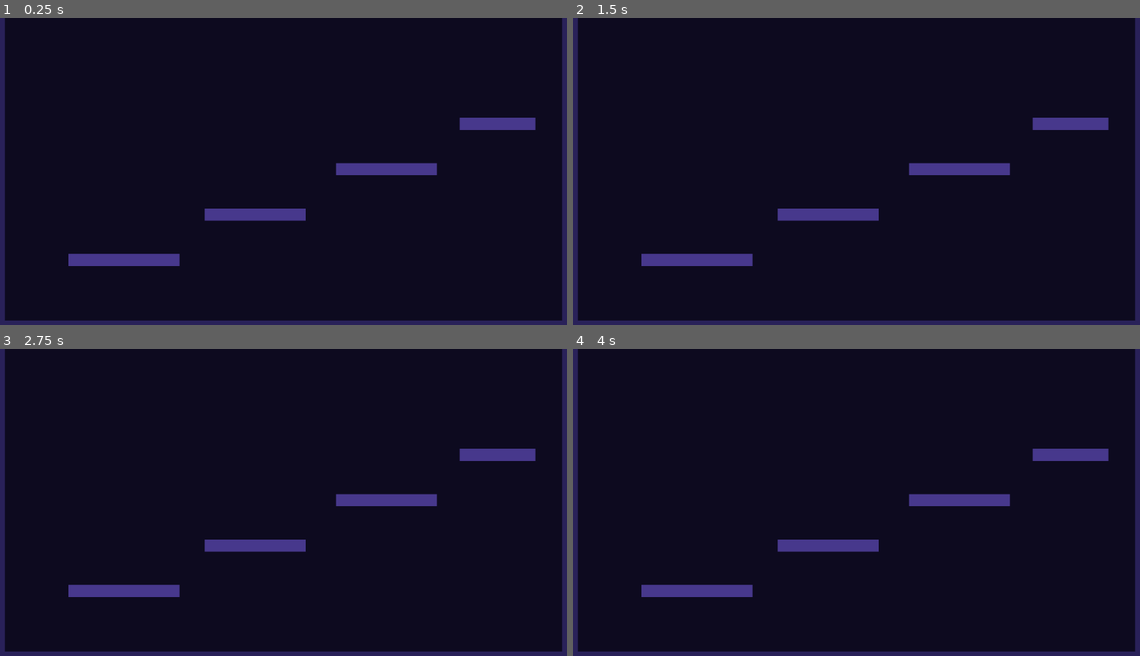
Above: before the commit, frames 1-4 (two rows, left to right).
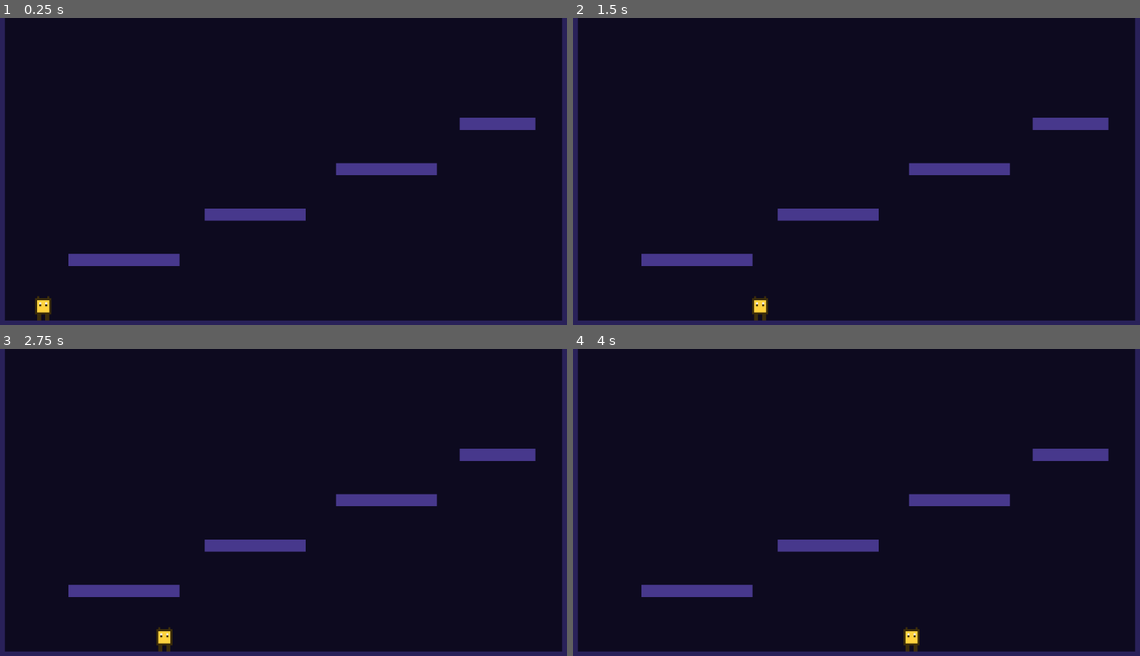
Above: after the commit, the same moments.

Repository: ezw07/lab3-platformer
Game: Godot game, scene res://main.tscn
Same seed, same stepped clock (60 frames per second), same inputs: the game is played once before the commit and once after it.
Inputs:
- Up to frame 1 (0.25 s): no input
- Up to frame 2 (1.5 s): tap Enter at 0.5 s; hold Right (move_right, bound only after the commit) from 0.53 s (still down)
- Up to frame 3 (2.75 s): release Right (move_right, bound only after the commit) at 2.03 s; hold Left (move_left, bound only after the commit) from 2.03 s (still down)
- Up to frame 4 (4 s): release Left (move_left, bound only after the commit) at 2.78 s; hold Right (move_right, bound only after the commit) from 2.78 s (still down)

The runs differ from the first frame. In frame 1, 0.2% of the frame differs, in the area x 6-9%, y 90-99%; in frame 2, 0.2%; in frame 3, 0.2%; in frame 4, 0.2%.

Commit message:
Milestone 1

Diff:
--- a/main.tscn
+++ b/main.tscn
@@ -1,7 +1,11 @@
-[gd_scene load_steps=2 format=3]
+[gd_scene format=3 uid="uid://gro7d4h3646"]
 
 [ext_resource type="PackedScene" path="res://level.tscn" id="1_main"]
+[ext_resource type="PackedScene" uid="uid://dk6kebsslg5g8" path="res://player.tscn" id="2_0xm2m"]
 
-[node name="Main" type="Node2D"]
+[node name="Main" type="Node2D" unique_id=827261426]
 
-[node name="Level" parent="." instance=ExtResource("1_main")]
+[node name="Level" parent="." unique_id=1049365936 instance=ExtResource("1_main")]
+
+[node name="Player" parent="." unique_id=1266211376 instance=ExtResource("2_0xm2m")]
+position = Vector2(100, 550)
--- /dev/null
+++ b/player.gd
@@ -0,0 +1,17 @@
+extends CharacterBody2D
+
+@export var speed: float = 300.0
+@export var jump_velocity: float = -520.0
+@export var gravity: float = 1400.0
+
+func _physics_process(delta: float) -> void:
+	if not is_on_floor():
+		velocity.y += gravity * delta
+
+	var direction := Input.get_axis("move_left", "move_right")
+	velocity.x = direction * speed
+
+	if Input.is_action_just_pressed("jump") and is_on_floor():
+		velocity.y = jump_velocity
+
+	move_and_slide()
--- /dev/null
+++ b/player.tscn
@@ -0,0 +1,17 @@
+[gd_scene format=3 uid="uid://dk6kebsslg5g8"]
+
+[ext_resource type="Texture2D" uid="uid://bvbvc6f0cnjhx" path="res://assets/player-idle.png" id="1_4flbx"]
+[ext_resource type="Script" uid="uid://b6e6cup07dsnq" path="res://player.gd" id="1_onrkg"]
+
+[sub_resource type="RectangleShape2D" id="RectangleShape2D_o87p0"]
+size = Vector2(32, 48)
+
+[node name="Player" type="CharacterBody2D" unique_id=1266211376]
+collision_layer = 2
+script = ExtResource("1_onrkg")
+
+[node name="Sprite2D" type="Sprite2D" parent="." unique_id=1836046682]
+texture = ExtResource("1_4flbx")
+
+[node name="CollisionShape2D" type="CollisionShape2D" parent="." unique_id=264455940]
+shape = SubResource("RectangleShape2D_o87p0")
--- a/project.godot
+++ b/project.godot
@@ -1,15 +1,40 @@
 ; Engine configuration file.
+; It's best edited using the editor UI and not directly,
+; since the parameters that go here are not all obvious.
+;
+; Format:
+;   [section] ; section goes between []
+;   param=value ; assign values to parameters
+
 config_version=5
 
 [application]
 
 config/name="Lab 3 - Platformer"
 run/main_scene="res://main.tscn"
+config/features=PackedStringArray("4.7")
 
-[display]
+[input]
 
-window/size/viewport_width=1152
-window/size/viewport_height=648
+move_left={
+"deadzone": 0.2,
+"events": [Object(InputEventKey,"resource_local_to_scene":false,"resource_name":"","device":-1,"window_id":0,"alt_pressed":false,"shift_pressed":false,"ctrl_pressed":false,"meta_pressed":false,"pressed":false,"keycode":0,"physical_keycode":4194319,"key_label":0,"unicode":0,"location":0,"echo":false,"script":null)
+, Object(InputEventKey,"resource_local_to_scene":false,"resource_name":"","device":-1,"window_id":0,"alt_pressed":false,"shift_pressed":false,"ctrl_pressed":false,"meta_pressed":false,"pressed":false,"keycode":0,"physical_keycode":65,"key_label":0,"unicode":97,"location":0,"echo":false,"script":null)
+]
+}
+move_right={
+"deadzone": 0.2,
+"events": [Object(InputEventKey,"resource_local_to_scene":false,"resource_name":"","device":-1,"window_id":0,"alt_pressed":false,"shift_pressed":false,"ctrl_pressed":false,"meta_pressed":false,"pressed":false,"keycode":0,"physical_keycode":4194321,"key_label":0,"unicode":0,"location":0,"echo":false,"script":null)
+, Object(InputEventKey,"resource_local_to_scene":false,"resource_name":"","device":-1,"window_id":0,"alt_pressed":false,"shift_pressed":false,"ctrl_pressed":false,"meta_pressed":false,"pressed":false,"keycode":0,"physical_keycode":68,"key_label":0,"unicode":100,"location":0,"echo":false,"script":null)
+]
+}
+
+[layer_names]
+
+2d_physics/layer_1="world"
+2d_physics/layer_2="player"
+2d_physics/layer_3="hazards"
+2d_physics/layer_4="goal"
 
 [rendering]
 
Not shown, added: assets/flag.png.import
Not shown, added: assets/player-idle.png.import
Not shown, added: assets/player-jump.png.import
Not shown, added: assets/player-run.png.import
Not shown, added: assets/spike.png.import
Not shown, added: player.gd.uid
Not shown, changed: GUIDE.md
